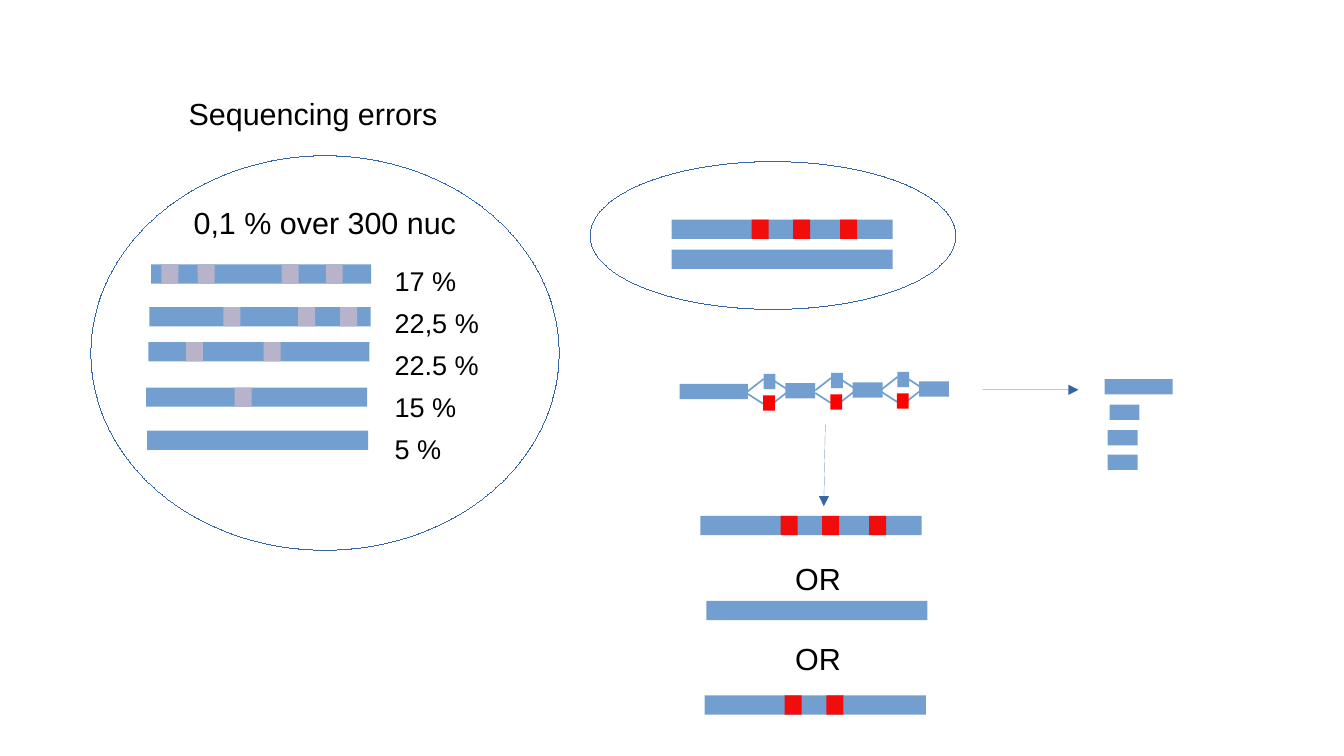
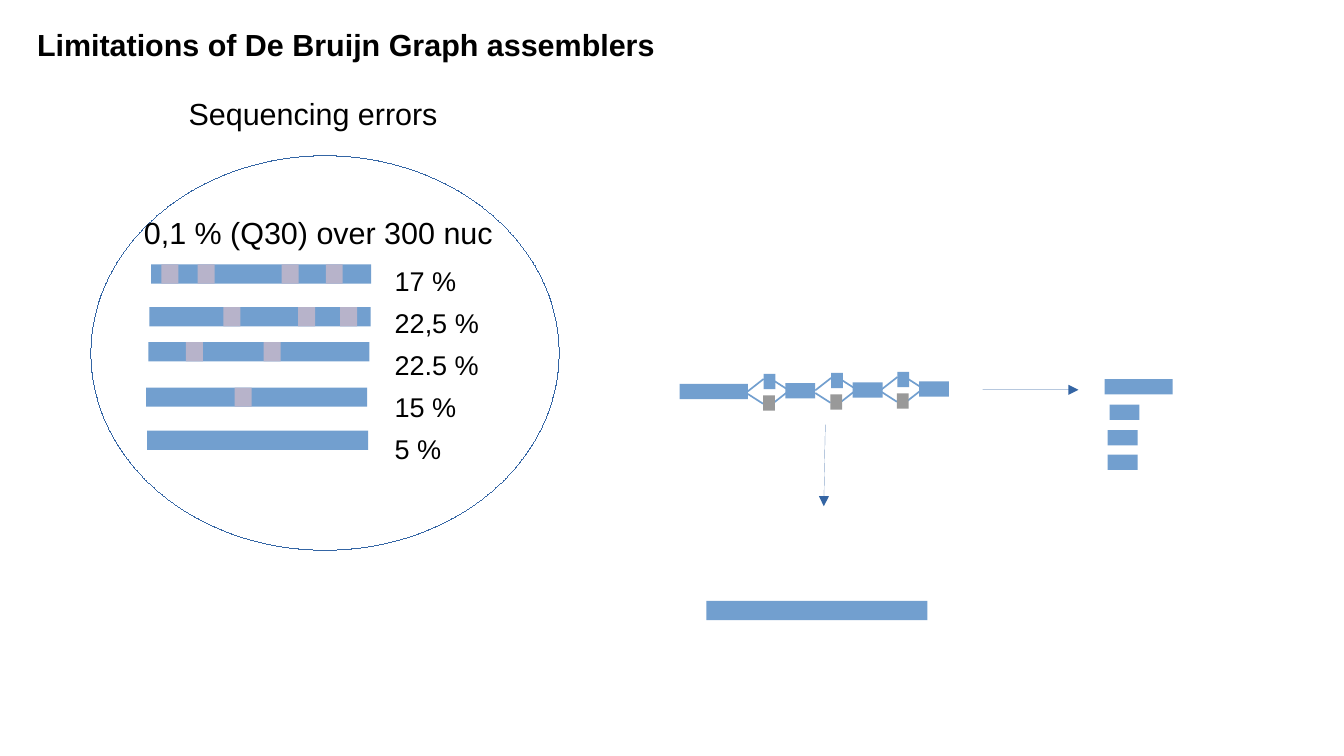
Before and after one commit to Sebastien-Raguideau/Ebame, a slide deck: slide 6 of Figures/ebame_figs.odp. Drawn at 1344x756 pixels with LibreOffice and Linux fonts; fonts in the diff are those of the drawing. Boxes give left, top, right and bottom in pixels: in the first picture for what was removed or moved away, otherwise in the second. Text is boxed around its words. In the diff, an @@ line names an element or a change of style, - is before the commit and + after.

```diff
--- a/Figures/ebame_figs.odp
+++ b/Figures/ebame_figs.odp
@@ text added at bbox=[37, 34, 655, 62], 18 pt, text #000000, bold @@
+Limitations of De Bruijn Graph assemblers
@@ ellipse removed at bbox=[590, 162, 956, 310] @@
@@ text at bbox=[144, 220, 493, 250]: text changed @@
-0,1 % over 300 nuc
+0,1 % (Q30) over 300 nuc
@@ rectangle removed at bbox=[672, 220, 893, 239] @@
@@ rectangle removed at bbox=[752, 220, 770, 239] @@
@@ rectangle removed at bbox=[794, 220, 811, 239] @@
@@ rectangle removed at bbox=[840, 220, 857, 239] @@
@@ rectangle removed at bbox=[672, 250, 893, 270] @@
@@ fill #FF0000 to #999999 in 3 elements at bbox=[763, 395, 776, 411], bbox=[831, 395, 843, 411], bbox=[898, 394, 910, 410] @@
@@ rectangle removed at bbox=[701, 516, 922, 535] @@
@@ rectangle removed at bbox=[781, 516, 798, 535] @@
@@ rectangle removed at bbox=[822, 516, 839, 535] @@
@@ rectangle removed at bbox=[870, 516, 887, 535] @@
@@ text removed at bbox=[795, 568, 841, 591] @@
-OR
@@ text removed at bbox=[795, 648, 841, 671] @@
-OR
@@ rectangle removed at bbox=[705, 695, 926, 715] @@
@@ rectangle removed at bbox=[785, 695, 802, 715] @@
@@ rectangle removed at bbox=[827, 695, 844, 715] @@
```
Also in this commit, not shown: 7 other slides changed, 6 slides added, 1 slide removed, 1 other file.
